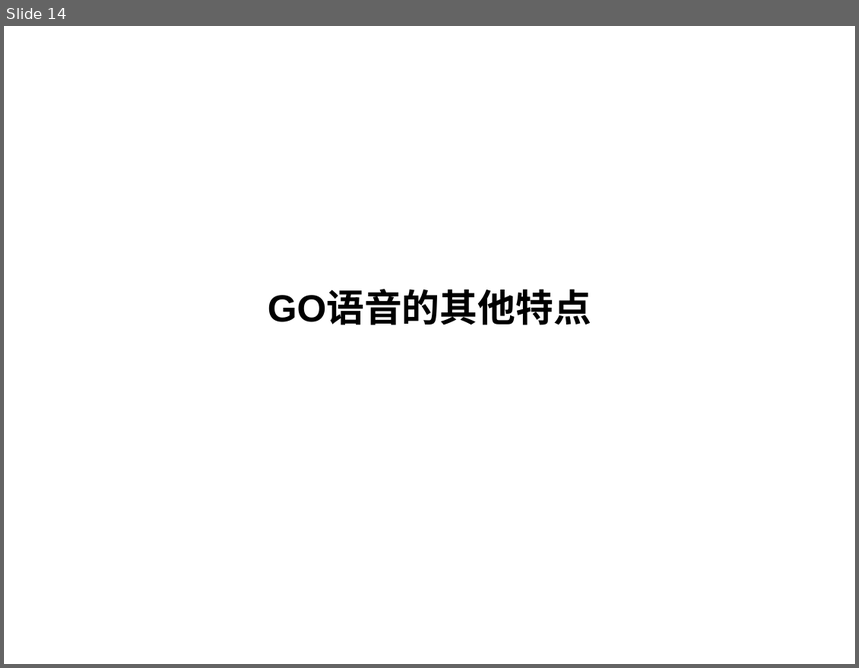
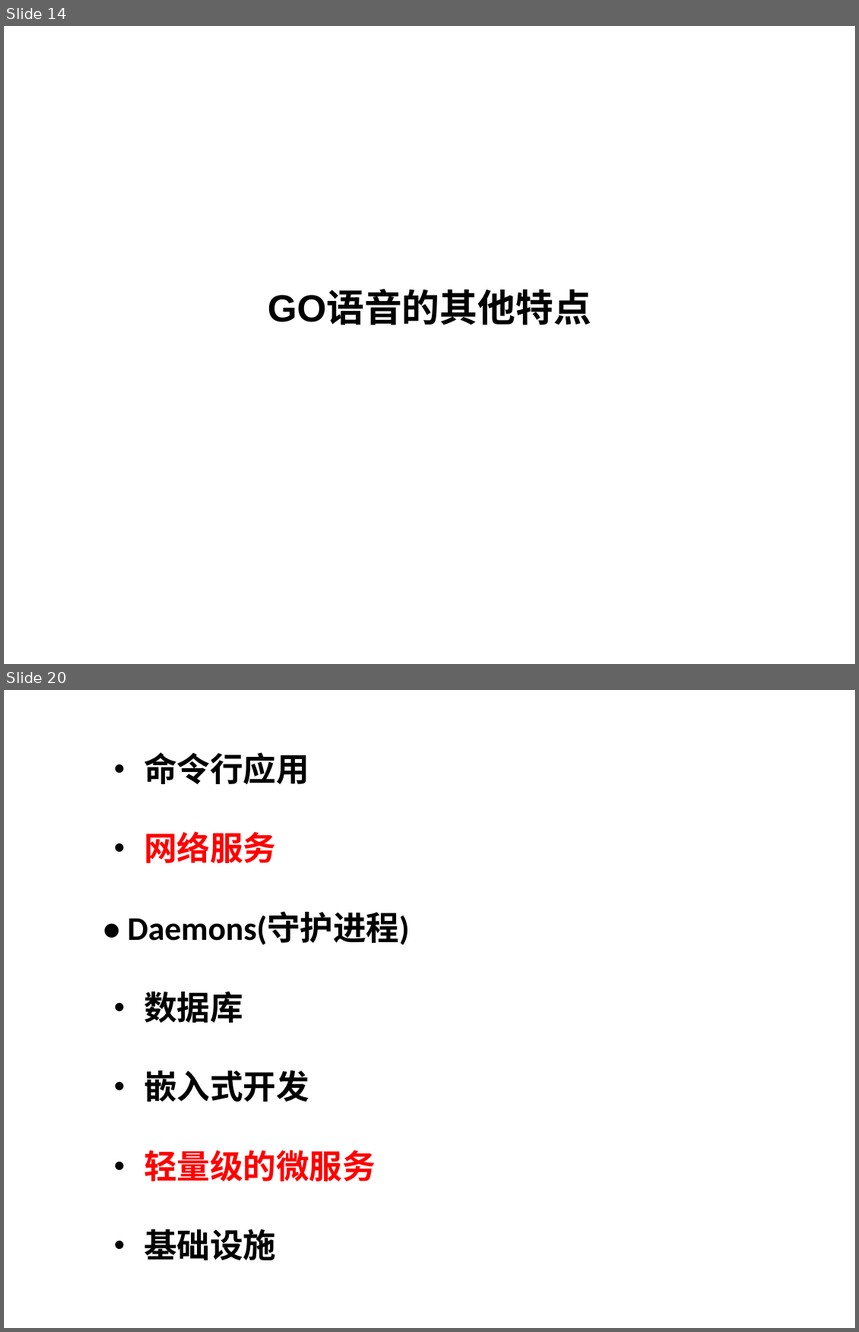
Before and after one commit to yuanyuexiang/GoForSuning, a slide deck: GO门.pptx. Shown one above the other, each under a label of ours: slide 14 before the commit, slides 14 and 20 after it; the slides between them are not shown. The pictures are 859x668 and 859x1332 pixels, drawn with LibreOffice and Linux fonts; fonts in the diff are those of the drawing; background and template pictures are left out. Boxes give left, top, right and bottom in pixels: in the first picture for what was removed or moved away, otherwise in the second. Text is boxed around its words. In the diff, an @@ line names an element or a change of style, - is before the commit and + after.

```diff
--- a/GO门.pptx
+++ b/GO门.pptx
@@ slide 20 added at [4, 690, 855, 1328], background picture (left out) @@
@@ text added at [127, 752, 409, 1261], 28 pt, text #000000, bold @@
+• 命令行应用
+• 网络服务
+• Daemons(守护进程)
+• 数据库
+• 嵌入式开发
+• 轻量级的微服务
+• 基础设施
@@ text added at [56, 1277, 255, 1310], 11 pt, text #FFFFFF @@
+2013.05.04
@@ page number added at [611, 1277, 810, 1310], 11 pt, text #FFFFFF @@
+19
```
Also in this commit, not shown: 3 slides changed, 11 other slides added, 2 other files.
